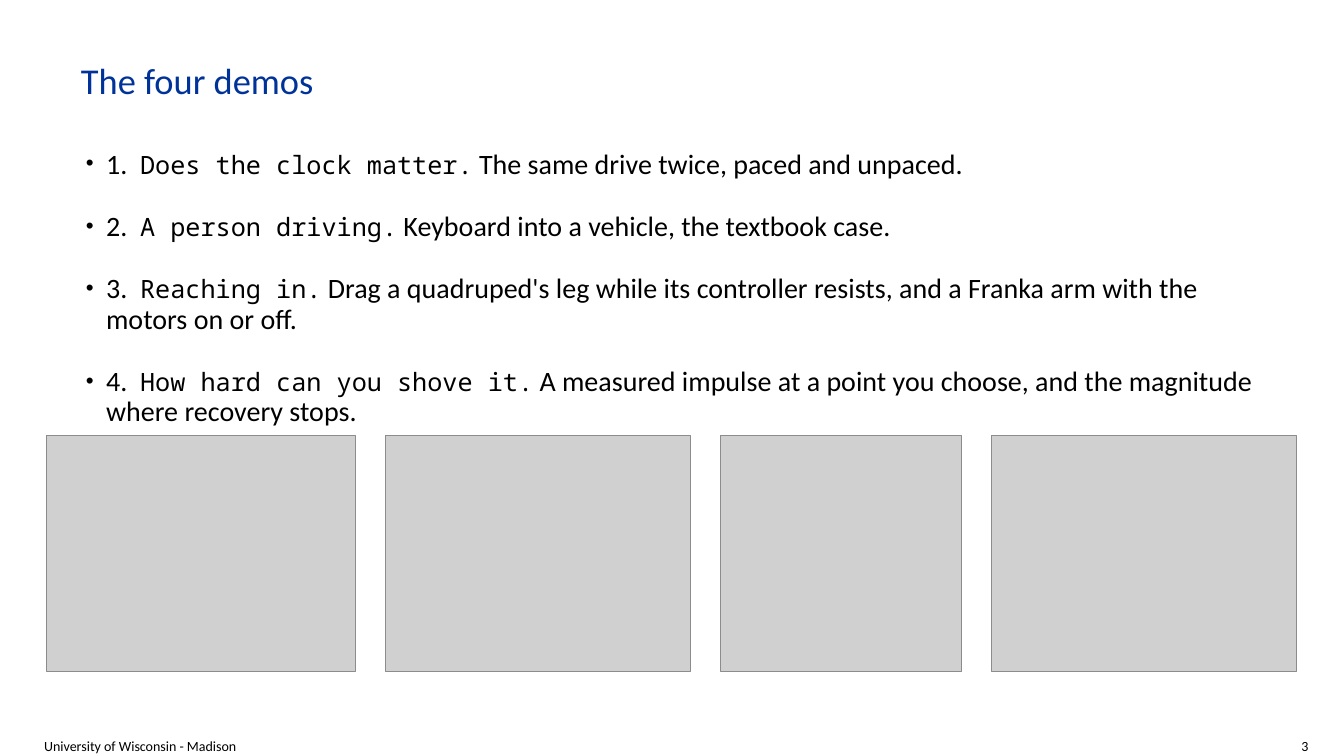
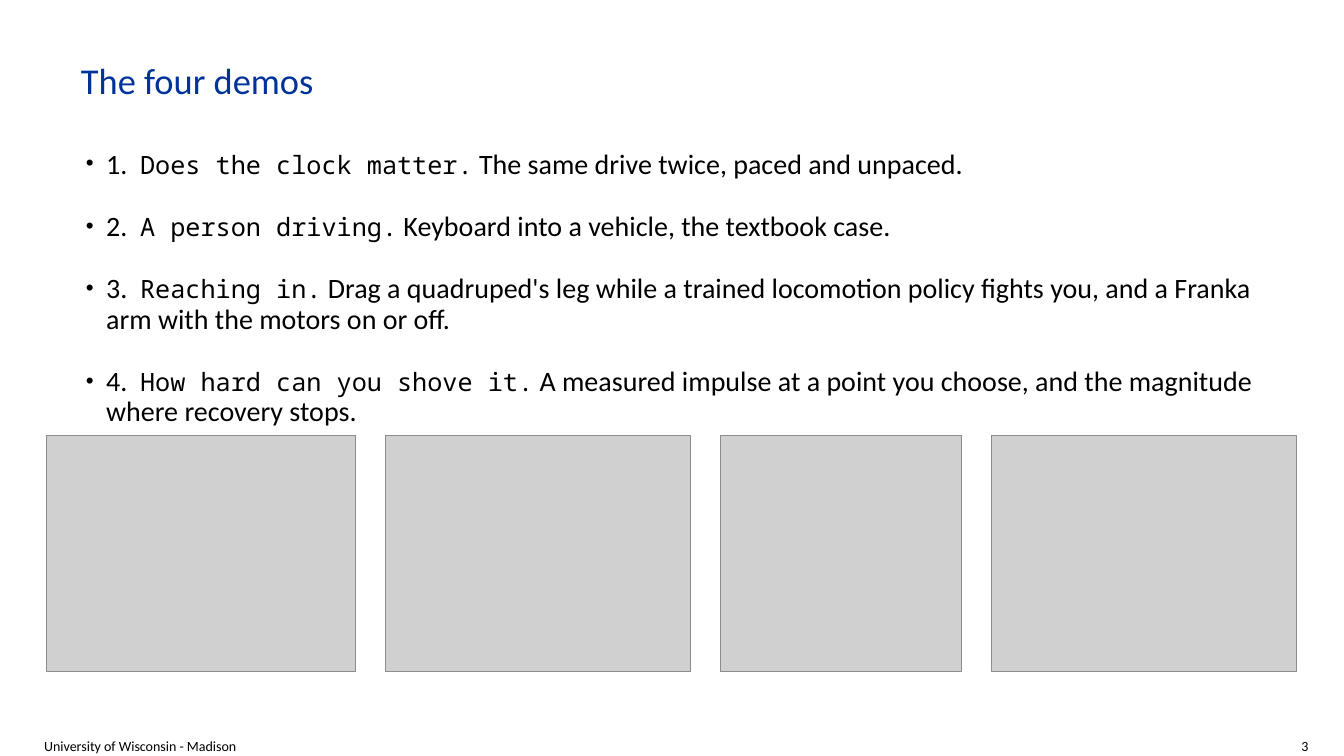
Before and after one commit to ksha23/chrono-hil-tutorial, a slide deck: slide 3 of tutorial_HIL_driver.pptx. Drawn at 1344x756 pixels with LibreOffice and Linux fonts; fonts in the diff are those of the drawing; grey boxes stand for pictures; background and template pictures are left out. Boxes give left, top, right and bottom in pixels: in the first picture for what was removed or moved away, otherwise in the second. Text is boxed around its words. In the diff, an @@ line names an element or a change of style, - is before the commit and + after.

```diff
--- a/tutorial_HIL_driver.pptx
+++ b/tutorial_HIL_driver.pptx
@@ text at (x1=106, y1=278, x2=1250, y2=330): text changed @@
-• 3. Reaching in. Drag a quadruped's leg while its controller resists, and a Franka arm with the motors on or off.
+• 3. Reaching in. Drag a quadruped's leg while a trained locomotion policy fights you, and a Franka arm with the motors on or off.
```
Also in this commit, not shown: 2 other slides changed, 4 other files.
